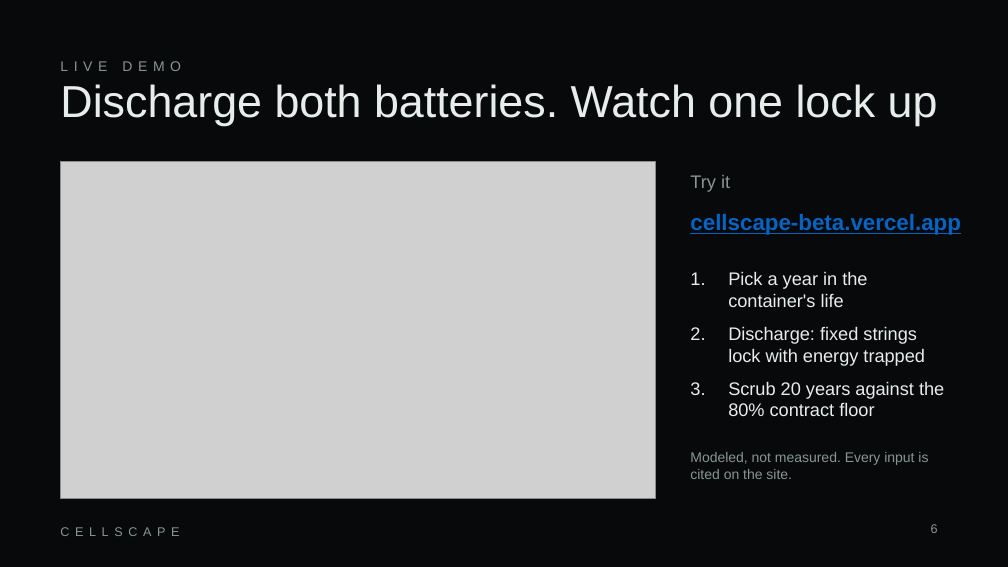
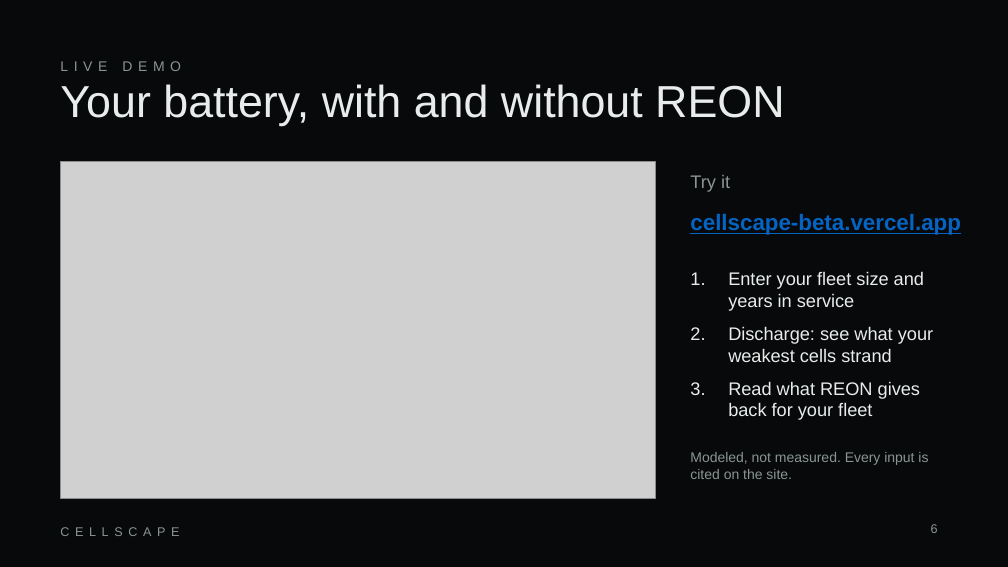
Before and after one commit to brendon-wu/cellscape, a slide deck: slide 6 of pitch/CELLSCAPE_deck.pptx. Drawn at 1008x567 pixels with LibreOffice and Linux fonts; fonts in the diff are those of the drawing; grey boxes stand for pictures. Boxes give left, top, right and bottom in pixels: in the first picture for what was removed or moved away, otherwise in the second. Text is boxed around its words. In the diff, an @@ line names an element or a change of style, - is before the commit and + after.

```diff
--- a/pitch/CELLSCAPE_deck.pptx
+++ b/pitch/CELLSCAPE_deck.pptx
@@ text at [60,84,784,126]: text changed @@
-Discharge both batteries. Watch one lock up
+Your battery, with and without REON
@@ text at [728,271,933,420]: text changed @@
-1. Pick a year in the container's life
-2. Discharge: fixed strings lock with energy trapped
-3. Scrub 20 years against the 80% contract floor
+1. Enter your fleet size and years in service
+2. Discharge: see what your weakest cells strand
+3. Read what REON gives back for your fleet
```
Also in this commit, not shown: 3 other slides changed, 1 slide added, 1 slide removed, 8 other files.
